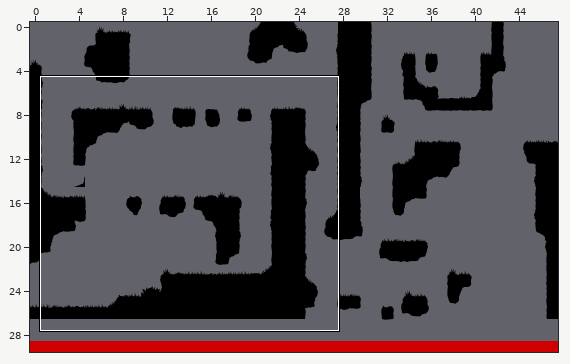
Tiled map: maps/level_01.tmx. Above: a wide view before the commit, with the close-up outlined.
Close-up. Before:
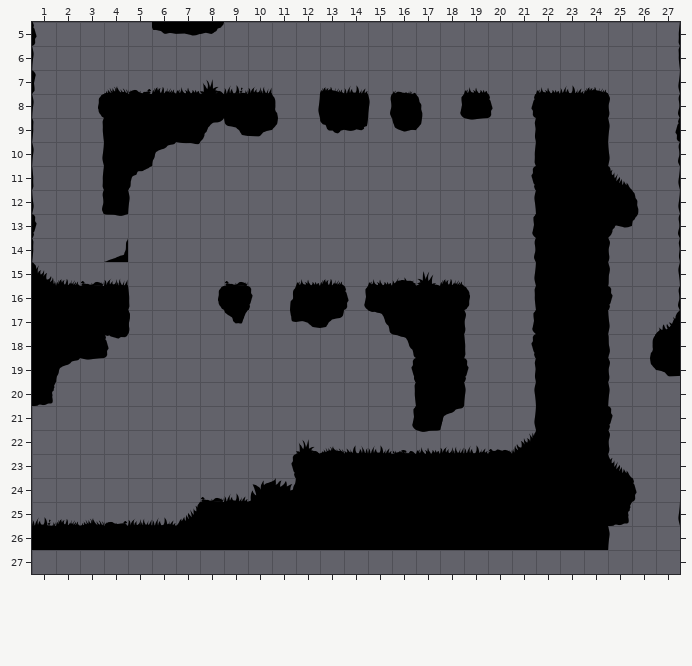
Cells are 64x64 px. Shown: x 1..27, y 5..27. The commit also changed other parts of the map, which this record leaves out.
After:
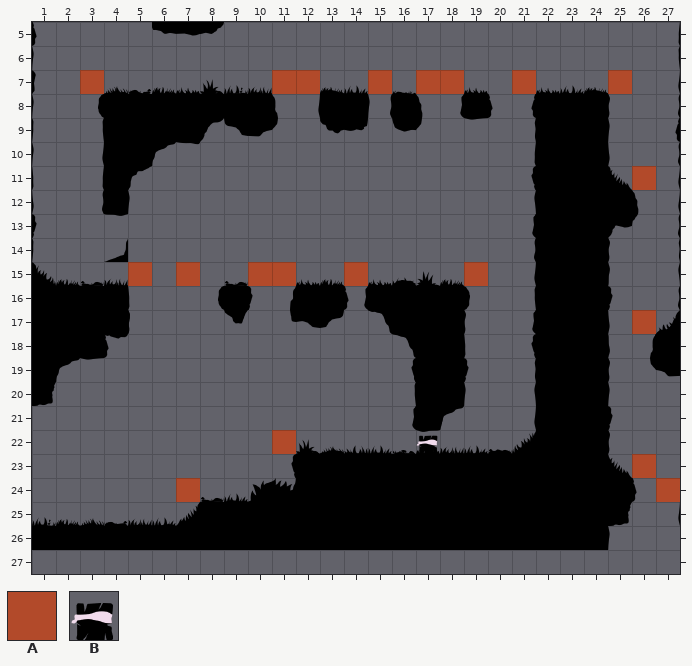
Key: from "tileset": A 81, B 85.
_ is an empty cell.
Objects are placed by their top-left corner, in cells (3,4 is the top-left corner of cell 3,4); size is 1x1 cell unless given.
Tiles of an added or newly shown layer are drawn over the layers below it.
From old to new:
Layer "layer_limits" (now shown):
Tile A is added in row 7 at x 3, 11 to 12, 15, 17 to 18, 21 and 25; in row 11 at x 26; in row 15 at x 5, 7, 10 to 11, 14 and 19; in row 17 at x 26; in row 22 at x 11; in row 23 at x 26.
Tile A is added in row 24 at x 7 and 27.
Layer "Box":
A new object: B at 17,22.
